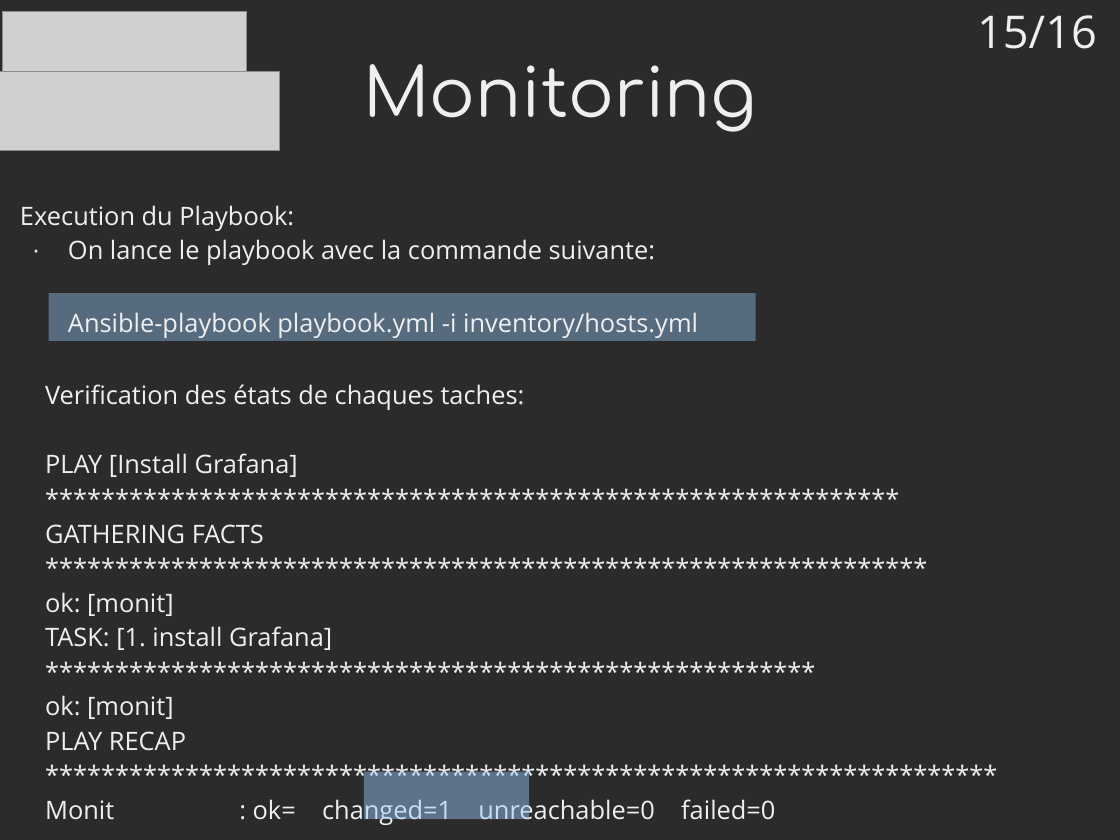
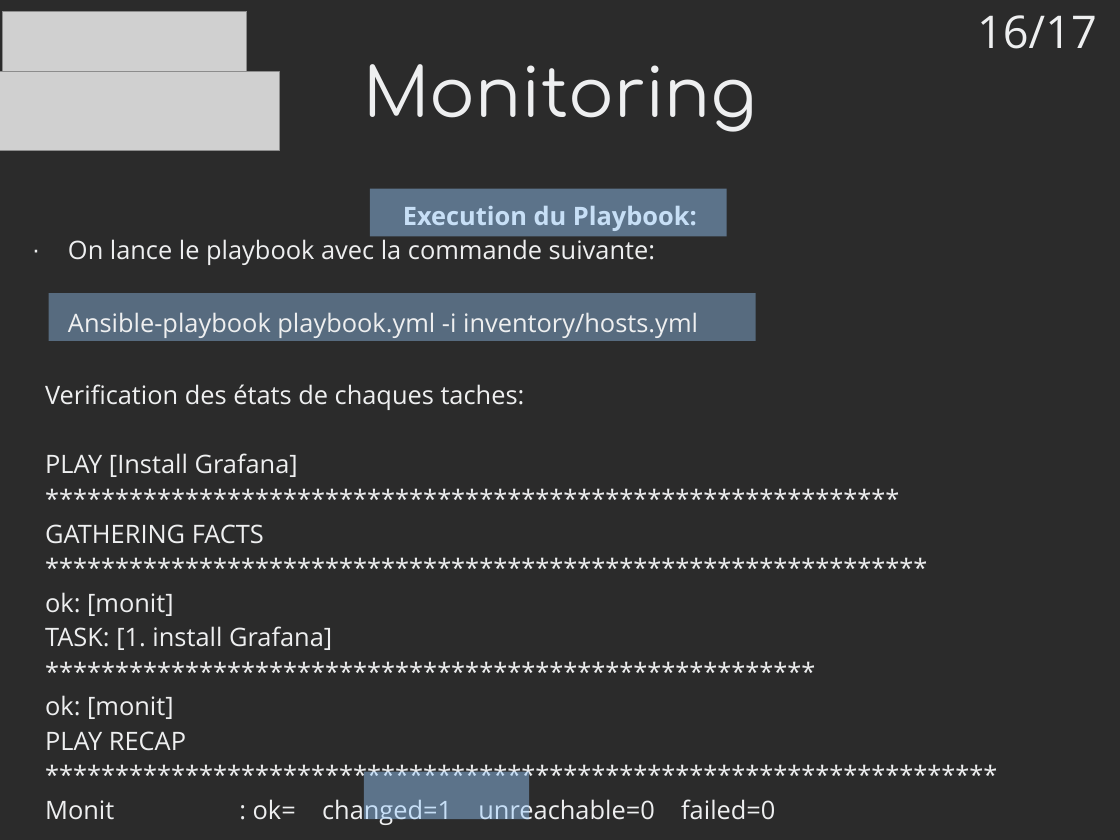
Before and after one commit to mrwormo/rapport_de_stage, a slide deck: slide 16 of files/prez.odp (slide 17 before the commit). Drawn at 1120x840 pixels with LibreOffice and Linux fonts; fonts in the diff are those of the drawing; grey boxes stand for pictures; background and template pictures are left out; a plain dark background stands for a picture behind light text. Boxes give left, top, right and bottom in pixels: in the first picture for what was removed or moved away, otherwise in the second. Text is boxed around its words. In the diff, an @@ line names an element or a change of style, - is before the commit and + after.

```diff
--- a/files/prez.odp
+++ b/files/prez.odp
@@ text at <box>977,15,1097,49</box>: text changed @@
-15/16
+16/17
@@ rectangle added at <box>370,189,727,237</box>, fill #99CCFF at 45% opacity @@
@@ text at <box>403,206,697,231</box>: bold on in "Execution du Playbook:"; alignment left to centre @@
```
Also in this commit, not shown: 13 other slides changed, 2 slides added, 3 slides removed, 2 other files.
